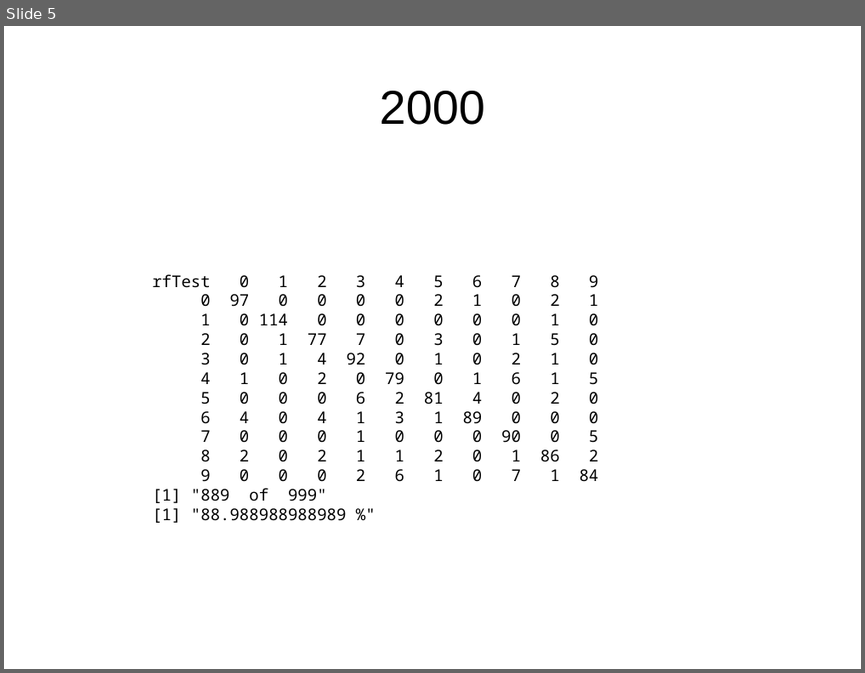
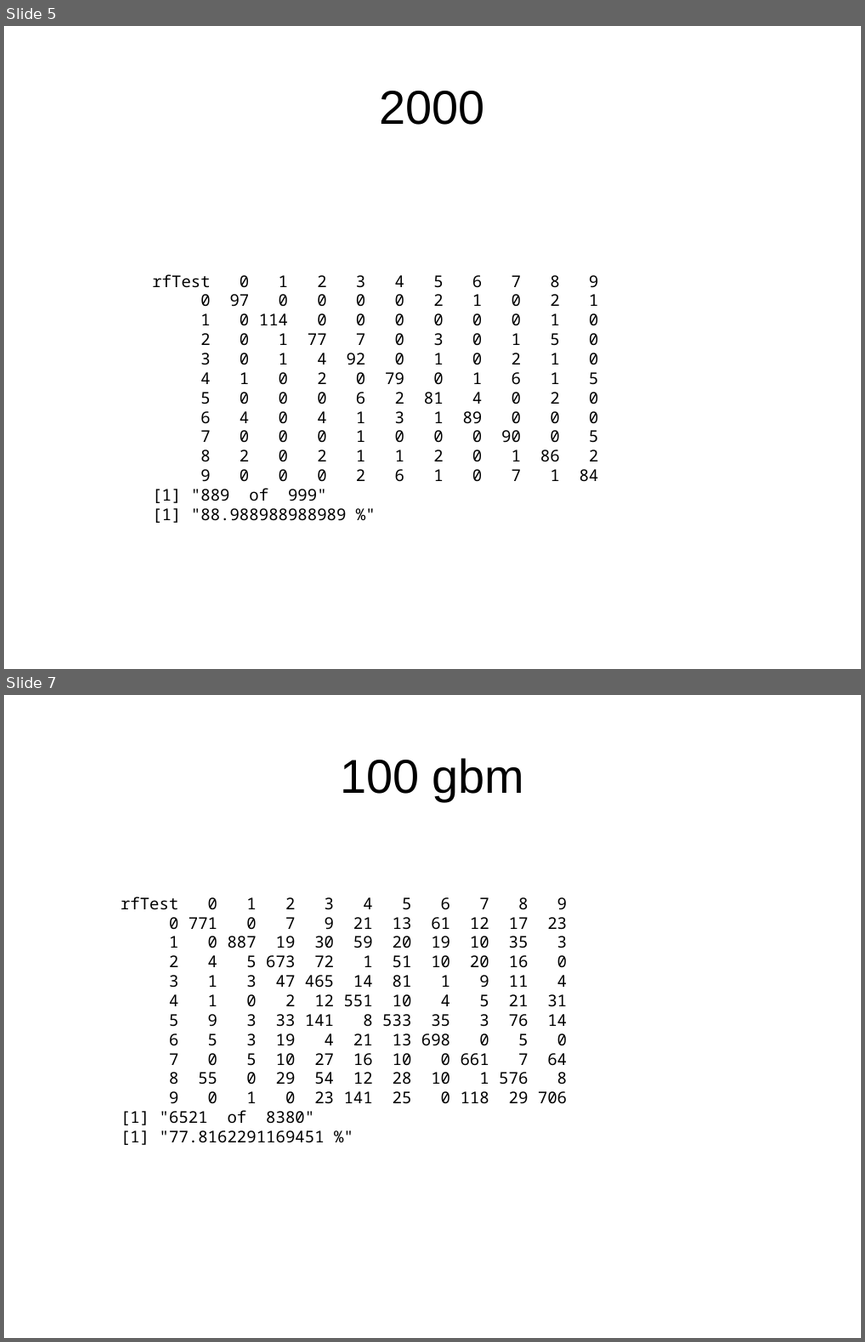
Before and after one commit to CaptainMosey/KdigitRecognizer, a slide deck: digit scores.odp. Shown one above the other, each under a label of ours: slide 5 before the commit, slides 5 and 7 after it; the slides between them are not shown. The pictures are 865x673 and 865x1342 pixels, drawn with LibreOffice and Linux fonts; fonts in the diff are those of the drawing. Boxes give left, top, right and bottom in pixels: in the first picture for what was removed or moved away, otherwise in the second. Text is boxed around its words. In the diff, an @@ line names an element or a change of style, - is before the commit and + after.

```diff
--- a/digit scores.odp
+++ b/digit scores.odp
@@ slide 7 added at (x1=4, y1=695, x2=861, y2=1338), background #FFFFFF @@
@@ title added at (x1=340, y1=758, x2=525, y2=801), 44 pt, text #000000 @@
+100 gbm
@@ text added at (x1=120, y1=896, x2=567, y2=1145), 15 pt, text #000000 @@
+rfTest 0 1 2 3 4 5 6 7 8 9
+0 771 0 7 9 21 13 61 12 17 23
+1 0 887 19 30 59 20 19 10 35 3
+2 4 5 673 72 1 51 10 20 16 0
+3 1 3 47 465 14 81 1 9 11 4
+4 1 0 2 12 551 10 4 5 21 31
+5 9 3 33 141 8 533 35 3 76 14
+6 5 3 19 4 21 13 698 0 5 0
+7 0 5 10 27 16 10 0 661 7 64
+8 55 0 29 54 12 28 10 1 576 8
+9 0 1 0 23 141 25 0 118 29 706
+[1] "6521 of 8380"
+[1] "77.8162291169451 %"
```
Also in this commit, not shown: 3 other slides added, 9 other files.
